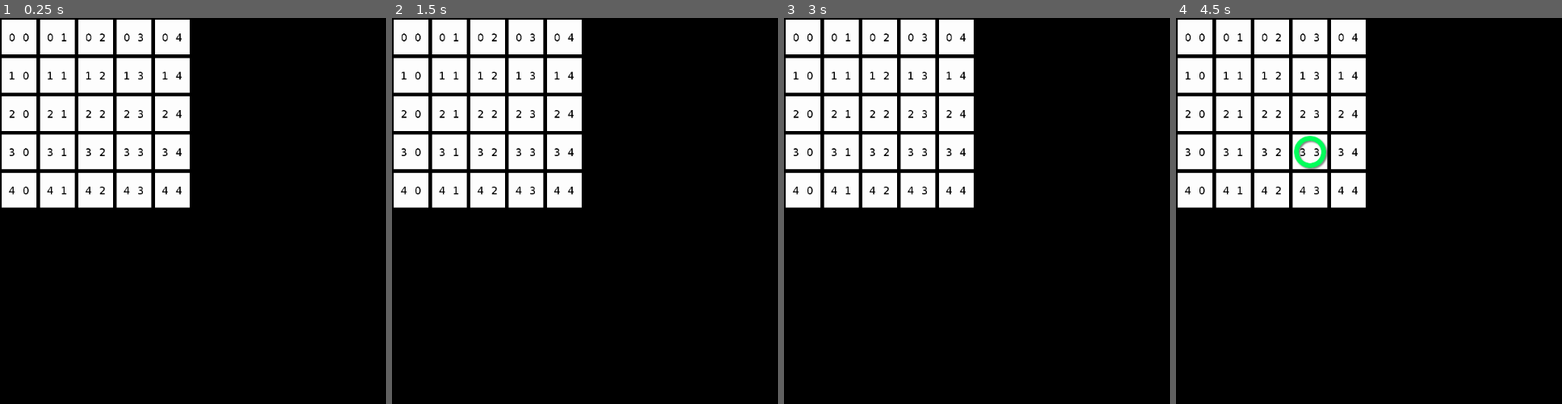
Above: before the commit, frames 1-4 (left to right).
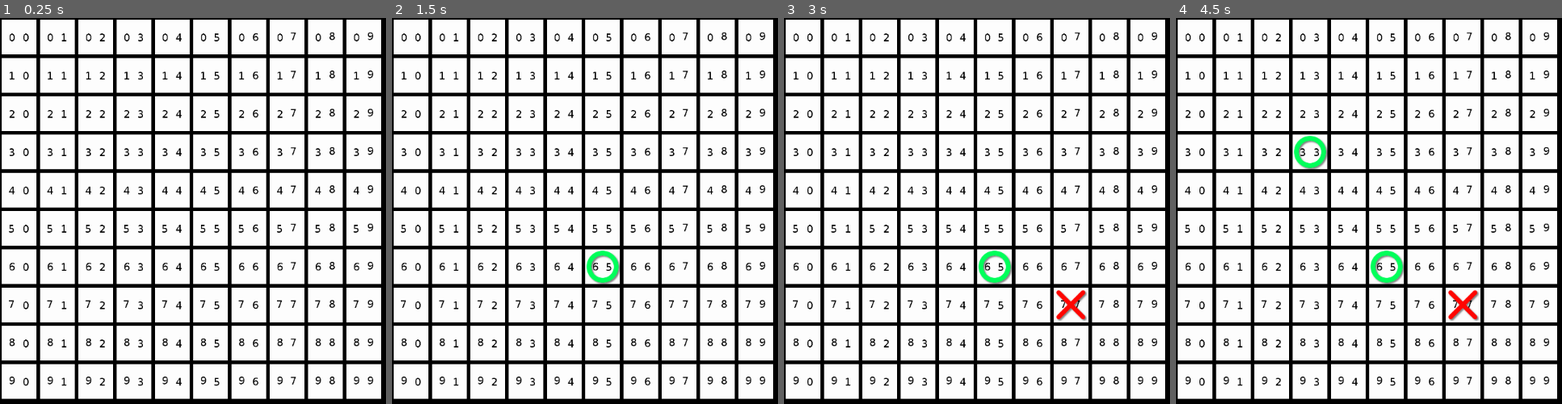
Above: after the commit, the same moments.

Repository: dqdthanhthanh/tic_tac_toe_game
Game: Godot game, scene res://main_game.tscn
Same seed, same stepped clock (60 frames per second), same inputs: the game is played once before the commit and once after it.
Inputs (mouse positions are in pixels of both pictures, inside the frame that each line leads up to):
- Up to frame 1 (0.25 s): no input
- Up to frame 2 (1.5 s): tap Enter at 0.5 s; move the mouse to (outside the picture) at 0.52 s; click (outside the picture) at 0.67 s; tap Space at 1.25 s; move the mouse to (585, 253) at 1.27 s; click (585, 253) at 1.42 s
- Up to frame 3 (3 s): tap Enter at 2 s; move the mouse to (outside the picture) at 2.02 s; click (outside the picture) at 2.17 s; tap Space at 2.75 s; move the mouse to (1073, 319) at 2.77 s; click (1073, 319) at 2.92 s
- Up to frame 4 (4.5 s): tap Enter at 3.5 s; move the mouse to (outside the picture) at 3.52 s; click (outside the picture) at 3.67 s; tap Escape at 4.15 s; tap Space at 4.25 s; move the mouse to (1303, 168) at 4.27 s; click (1303, 168) at 4.42 s

The runs differ from the first frame. In frame 1, 62% of the frame differs, in the area x 0-99%, y 0-99%; in frame 2, 62%; in frame 3, 62%; in frame 4, 62%.

Commit message:
updates all check_win() condision

Diff:
--- a/main_game.gd
+++ b/main_game.gd
@@ -16,7 +16,7 @@
 @export var data:Node
 
 var team_select:int = 1
-var map_size:int = 5
+var map_size:int = 10
 # lua tru toa do, vi tri cua cac diem pixel
 var board:Array
 # lua tru cac diem pixel
@@ -60,6 +60,8 @@
 			and event.position.y > pixel_y[0] and event.position.y < pixel_y[1]):
 				prints("event.position",event.position)
 				add_marker(event.position)
+	if Input.is_key_label_pressed(KEY_ESCAPE):
+		prints("check_win",check_win())
 
 func add_marker(pos):
 	var x:int = (pos.x)/64
@@ -78,7 +80,6 @@
 			change_team()
 		else:
 			on_game_end(check_win())
-	prints("check_win",check_win())
 
 func change_team():
 	if team_select == 1:
@@ -93,7 +94,7 @@
 		for j in board[i].size():
 			if board[i][j] == team_select:
 				markers.append([j,i])
-	prints("markers",markers)
+	prints("markers",markers, team_select)
 
 	for n in markers.size():
 		var marker = markers[n]
@@ -101,55 +102,121 @@
 		var y = marker[1]
 		# Kiểm tra các hàng
 		if !x in [0,map_size-1]:
-			if ((board[y][x-1] == team_select and board[y][x+1] == team_select) and
-			(board[y][x-2] == 0 and board[y][x+2] == 0)):
-				prints("Check Horizontal")
-				return team_select
+			if board[y][x-1] == team_select and board[y][x+1] == team_select:
+				prints("Check Horizontal", marker)
+				# Kiểm tra có bị chặn ko
+				if x-2 < 0 and x+2 > map_size-1:
+					prints("Map block all", marker)
+					return team_select
+				elif x-2 >= 0 and x+2 > map_size-1:
+					prints("Map block left", marker)
+					if board[y][x-2] == 0 or board[y][x-2] == team_select:
+						return team_select
+				elif x-2 < 0 and x+2 <= map_size-1:
+					prints("Map block right", marker)
+					if board[y][x+2] == 0 or board[y][x+2] == team_select:
+						return team_select
+				elif x-2 >= 0 and x+2 <= map_size-1:
+					prints("Map no block", marker)
+					if board[y][x-2] == 0 and board[y][x+2] == 0:
+						return team_select
+					elif board[y][x-2] != 0:
+						prints("Check left", marker)
+						if board[y][x+2] == team_select:
+							return team_select
+					elif board[y][x+2] != 0:
+						prints("Check right", marker)
+						if board[y][x-2] == team_select:
+							return team_select
 		# Kiểm tra các cột
 		if !y in [0,map_size-1]:
-			if ((board[y-1][x] == team_select and board[y+1][x] == team_select) and
-			(board[y-2][x] == 0 and board[y+2][x] == 0)):
-				prints("Check Vertical")
-				return team_select
+			if board[y-1][x] == team_select and board[y+1][x] == team_select:
+				# Kiểm tra có bị chặn ko
+				prints("Check Vertical", marker)
+				if y-2 < 0 and y+2 > map_size-1:
+					prints("Map block all", marker)
+					return team_select
+				elif y-2 >= 0 and y+2 > map_size-1:
+					prints("Map block left", marker)
+					if board[y-2][x] == 0 or board[y-2][x] == team_select:
+						return team_select
+				elif y-2 < 0 and y+2 <= map_size-1:
+					prints("Map block right", marker)
+					if board[y+2][x] == 0 or board[y+2][x] == team_select:
+						return team_select
+				elif y-2 >= 0 and y+2 <= map_size-1:
+					prints("Map no block", marker)
+					if board[y-2][x] == 0 and board[y+2][x] == 0:
+						return team_select
+					if board[y-2][x] != 0:
+						prints("Check left", marker)
+						if board[y+2][x] == team_select:
+							return team_select
+					if board[y+2][x] != 0:
+						prints("Check right", marker)
+						if board[y-2][x] == team_select:
+							return team_select
 		# Kiểm tra các đường chéo
-		# Các đường chéo giữa
 		if !x in [0,map_size-1] and !y in [0,map_size-1]:
 			prints("Check Diagonal")
 			# Đường chéo trái-phải
-			if ((board[y-1][x-1] == team_select and board[y+1][x+1] == team_select) and
-			(board[y-2][x-2] == 0 and board[y+2][x+2] == 0)):
-				prints("Left Diagonal")
-				return team_select
+			if board[y-1][x-1] == team_select and board[y+1][x+1] == team_select:
+				prints("Left Diagonal", marker)
+				# Kiểm tra có bị chặn ko
+				if (y-2<0 and x-2<0) and (y+2>map_size-1 and x+2>map_size-1):
+					prints("Map block all", marker)
+					return team_select
+				elif (y-2>=0 and x-2>=0) and (y+2>map_size-1 and x+2>map_size-1):
+					prints("Map block Left", marker)
+					if board[y-2][x] == 0 or board[y-2][x] == team_select:
+						return team_select
+				elif (y-2<0 and x-2<0) and (y+2<=map_size-1 and x+2<=map_size-1):
+					prints("Map block Right", marker)
+					if board[y+2][x] == 0 or board[y+2][x] == team_select:
+						return team_select
+				elif (y-2>=0 and x-2>=0) and (y+2<=map_size-1 and x+2<=map_size-1):
+					prints("Map no block", marker)
+					if board[y-2][x-2] == 0 and board[y+2][x+2] == 0:
+						prints("Check center", marker)
+						return team_select
+					elif board[y-2][x-2] != 0:
+						prints("Check left", marker)
+						if board[y+2][x+2] == team_select:
+							return team_select
+					elif board[y+2][x+2] != 0:
+						prints("Check right", marker)
+						if board[y-2][x-2] == team_select:
+							return team_select
 			# Đường chéo phải-trái
-			if ((board[y-1][x+1] == team_select and board[y+1][x-1] == team_select) and
-			(board[y-2][x+2] == 0 and board[y+2][x-2] == 0)):
-				prints("Right Diagonal")
-				return team_select
+			if board[y-1][x+1] == team_select and board[y+1][x-1] == team_select:
+				#(board[y-2][x+2] == 0 and board[y+2][x-2] == 0)
+				prints("Right Diagonal", marker)
+				# Kiểm tra có bị chặn ko
+				if (y-2<0 and x+2>map_size-1) and (y+2>map_size-1 and x-2<0):
+					prints("Map block all", marker)
+					return team_select
+				elif (y-2<0 and x+2>map_size-1) and (y+2<=map_size-1 and x-2>=0):
+					prints("Map block Top", marker)
+					if board[y+2][x-2] == 0 or board[y+2][x-2] == team_select:
+						return team_select
+				elif (y-2>=0 and x+2<=map_size-1) and (y+2>map_size-1 and x-2<0):
+					prints("Map block Down", marker)
+					if board[y-2][x+2] == 0 or board[y-2][x+2] == team_select:
+						return team_select
+				elif (y-2>=0 and x+2<=map_size-1) and (y+2<=map_size-1 and x-2>=0):
+					prints("Map no block", marker)
+					if board[y-2][x+2] == 0 and board[y+2][x-2] == 0:
+						prints("Check center", marker)
+						return team_select
+					if board[y-2][x+2] != 0:
+						prints("Check left", marker)
+						if board[y+2][x-2] == team_select:
+							return team_select
+					elif board[y+2][x-2] != 0:
+						prints("Check right", marker)
+						if board[y-2][x+2] == team_select:
+							return team_select
 	return 0
-	# Kiểm tra các hàng
-	#for i in board.size():
-		#count = 0
-		#for j in board[i].size():
-			#if board[i][j] != team_select:
-				#count = 0
-			#else:
-				#count += 1
-				#if count == 3:
-					#prints("check",count,i,j)
-					#return team_select
-	#count = 0
-	# Kiểm tra cac cột
-	#for i in board[0].size():
-		#count = 0
-		#for j in board.size():
-			#if board[j][i] != team_select:
-				#count = 0
-			#else:
-				#count += 1
-				#if count == 3:
-					#prints("check",count,j,i)
-					#return team_select
-	#count = 0
 
 func on_game_end(team_win:int = 1):
 	if team_win == 1:
